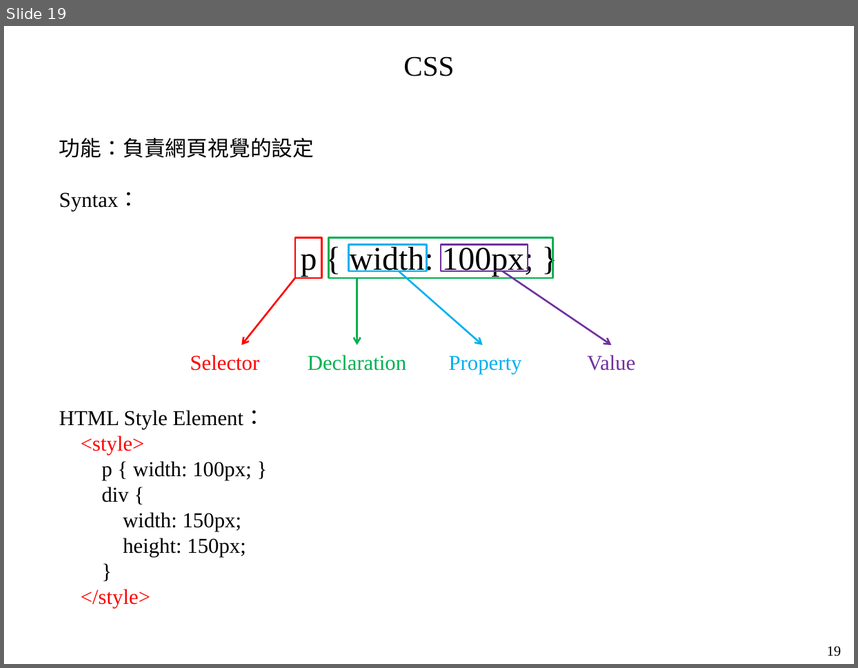
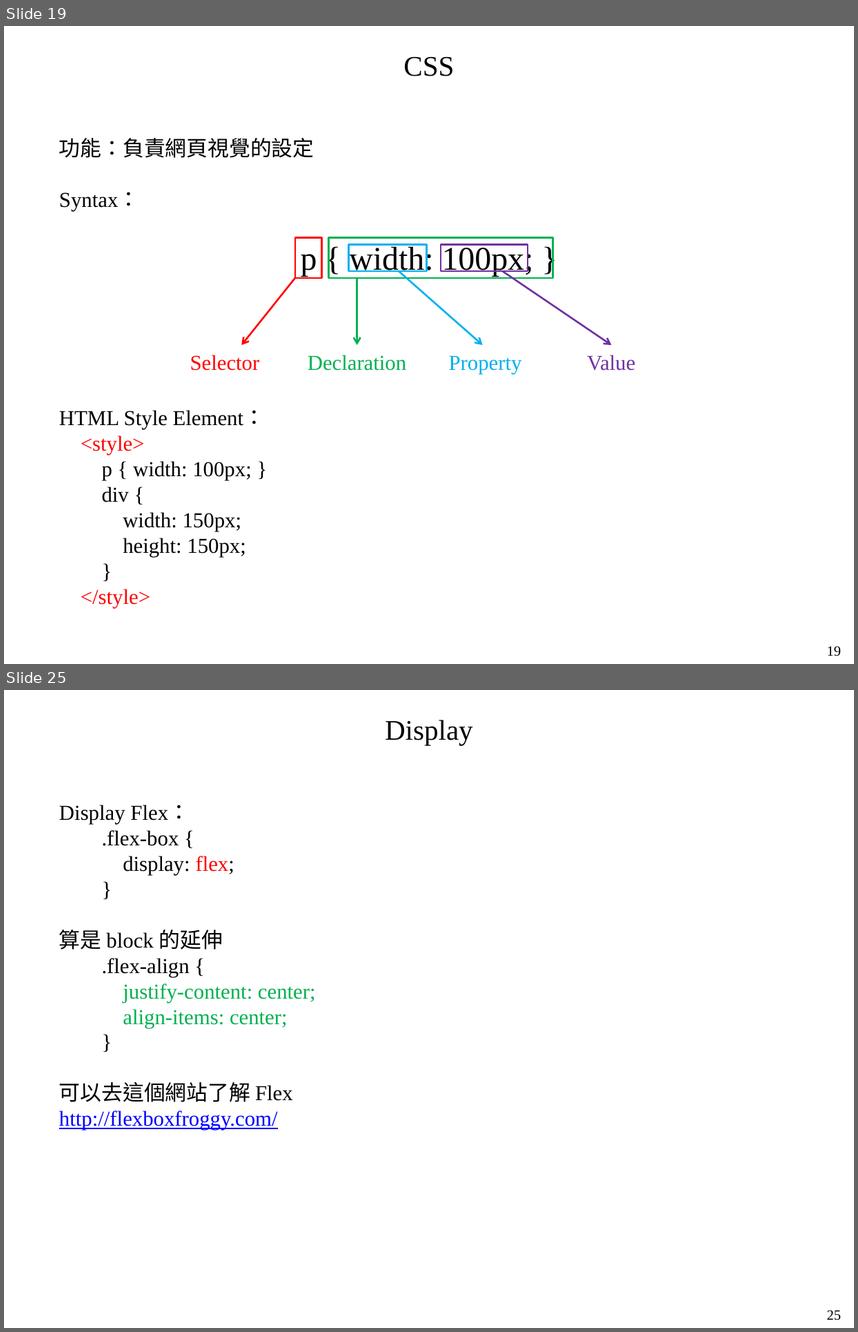
Before and after one commit to mar120434/2021_web_tutor, a slide deck: 靜態網頁.pptx. Shown one above the other, each under a label of ours: slide 19 before the commit, slides 19 and 25 after it; the slides between them are not shown. The pictures are 858x668 and 858x1332 pixels, drawn with LibreOffice and Linux fonts; fonts in the diff are those of the drawing. Boxes give left, top, right and bottom in pixels: in the first picture for what was removed or moved away, otherwise in the second. Text is boxed around its words. In the diff, an @@ line names an element or a change of style, - is before the commit and + after.

```diff
--- a/靜態網頁.pptx
+++ b/靜態網頁.pptx
@@ slide 25 added at (4, 690, 854, 1328), background #FFFFFF @@
@@ text added at (385, 720, 473, 745), 24 pt, text #000000 @@
+Display
@@ text added at (59, 805, 316, 1130), 18 pt, text #000000 @@
+Display Flex：
+.flex-box {
+display: flex;
+}
+算是 block 的延伸
+.flex-align {
+justify-content: center;
+align-items: center;
+}
+可以去這個網站了解 Flex
+http://flexboxfroggy.com/
@@ text added at (827, 1310, 841, 1320), 12 pt, text #000000 @@
+25
```
Also in this commit, not shown: 3 slides changed, 3 other slides added, 1 other file.
